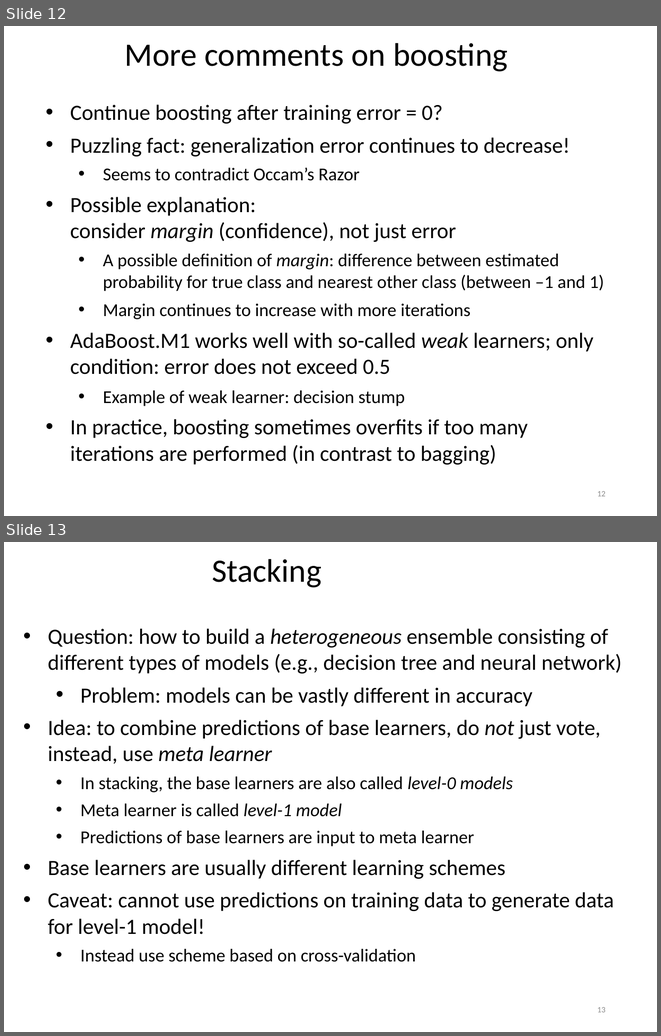
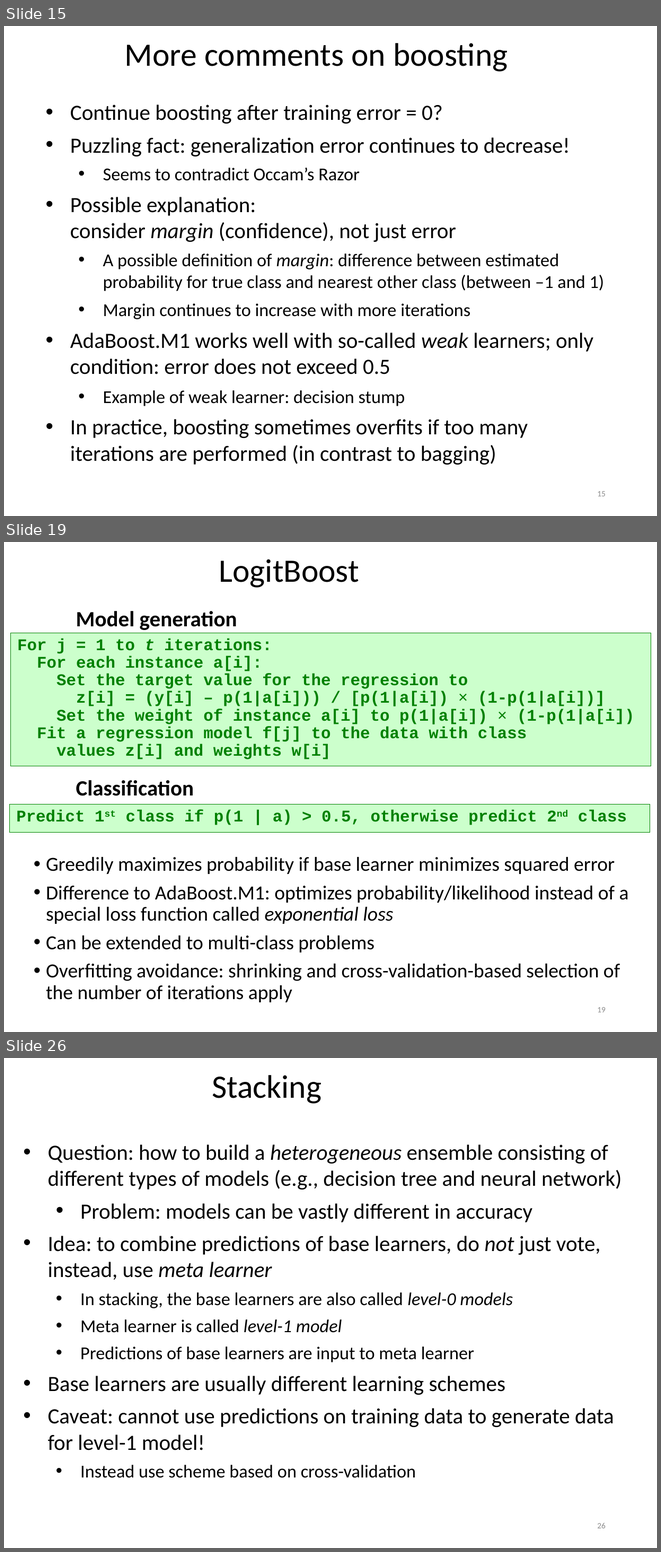
Before and after one commit to khaledmrasheed/khaledmrasheed.github.io, a slide deck: DMcourse/Chapter12.pptx. Shown one above the other, each under a label of ours: slides 12 and 13 before the commit, slides 15, 19 and 26 after it; the slides between them are not shown. The pictures are 661x1036 and 661x1552 pixels, drawn with LibreOffice and Linux fonts; fonts in the diff are those of the drawing. Boxes give left, top, right and bottom in pixels: in the first picture for what was removed or moved away, otherwise in the second. Text is boxed around its words. In the diff, an @@ line names an element or a change of style, - is before the commit and + after.

```diff
--- a/DMcourse/Chapter12.pptx
+++ b/DMcourse/Chapter12.pptx
@@ slide 19 added at (4,542,657,1032), background #FFFFFF @@
@@ title added at (219,559,359,588), 36 pt, text #000000 @@
+LogitBoost
@@ free added at (69,601,586,640), 24 pt, text #000000, bold @@
+Model generation
@@ rectangle added at (10,633,651,766), fill #CCFFCC, outline #008000 0.51 pt, 18 pt, text #008000, bold @@
+For j = 1 to t iterations:
+For each instance a[i]:
+Set the target value for the regression to
+z[i] = (y[i] – p(1|a[i])) / [p(1|a[i]) × (1-p(1|a[i])]
+Set the weight of instance a[i] to p(1|a[i]) × (1-p(1|a[i])
+Fit a regression model f[j] to the data with class
+values z[i] and weights w[i]
@@ free added at (69,770,586,809), 24 pt, text #000000, bold @@
+Classification
@@ freeform shape added at (10,804,650,832), fill #CCFFCC, outline #008000 0.51 pt, 18 pt, text #008000, bold @@
+Predict 1st class if p(1 | a) > 0.5, otherwise predict 2nd class
@@ text added at (46,857,629,1002), 22 pt, text #000000 @@
+• Greedily maximizes probability if base learner minimizes squared error
+• Difference to AdaBoost.M1: optimizes probability/likelihood instead of a special loss function called exponential loss
+• Can be extended to multi-class problems
+• Overfitting avoidance: shrinking and cross-validation-based selection of the number of iterations apply
@@ page number added at (597,1007,606,1012), 9 pt, text #8C8C8C @@
+19
@@ what was slide 12 is now slide 15 @@
@@ page number at (597,491,606,496): text changed @@
-12
+15
@@ what was slide 13 is now slide 26 @@
@@ page number at (597,1522,606,1528): text changed @@
-13
+26
```
Also in this commit, not shown: 3 slides changed, 12 other slides added.
